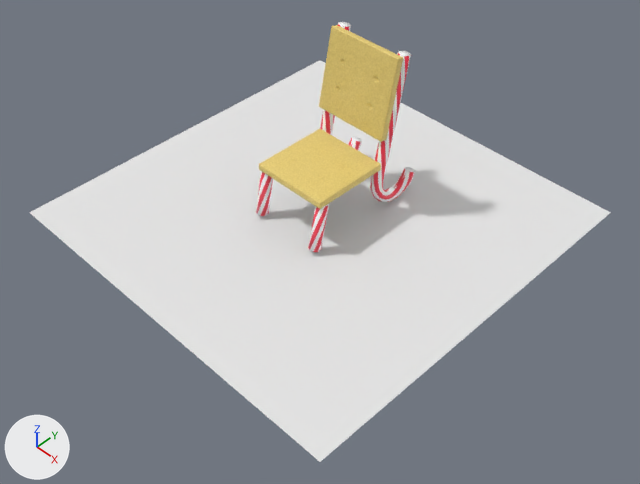
The Blender file models/items/items.blend as it was, and as the next commit left it.
One viewpoint serves both versions: a camera (50 mm lens) standing at (2.32, -2.32, 2.81) and looking at (0.21, -0.21, 0.08). Every picture has the same lights, and +X, +Y and +Z are marked at lower left.
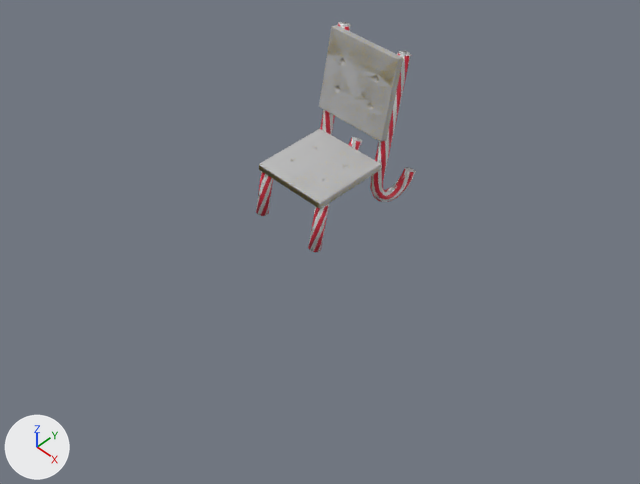
Boxes [x1, y1, x2, y2] around the edits, measured in the pictures (640 x 484 px):
'Plane', hidden
    before: [29, 60, 611, 462]
'polka_chair', added
    after: [259, 25, 403, 209]
'Cube.001', unchanged, covered by the edit
    before: [259, 25, 403, 209]
    after: [260, 27, 403, 208]

The change, as a diff of the scene's bpy script:
```diff
--- a/models/items/items.blend.py
+++ b/models/items/items.blend.py
@@ mat_bake @@
+mat_bake = principled_material('bake')
+mat_bake.base_color = (0.5, 0.5, 0.5)  # grey #bcbcbc
@@ me_cylinder_004 @@
+me_cylinder_004.from_pydata(...)  # 540 vertices, 856 faces; spans x -0.39..0.03, y -0.534..0.188, z -0.793..0.022
+me_cylinder_004.materials.append(mat_bake)  # grey #bcbcbc
@@ ob_plane @@
 ob_plane.location = (0.0, 0.0, 0.0)
+ob_plane.hide_render = True
@@ ob_polka_chair @@
+ob_polka_chair = bpy.data.objects.new('polka_chair', me_cylinder_004)
+ob_polka_chair.location = (0.18, 0.29, 0.8)
```
